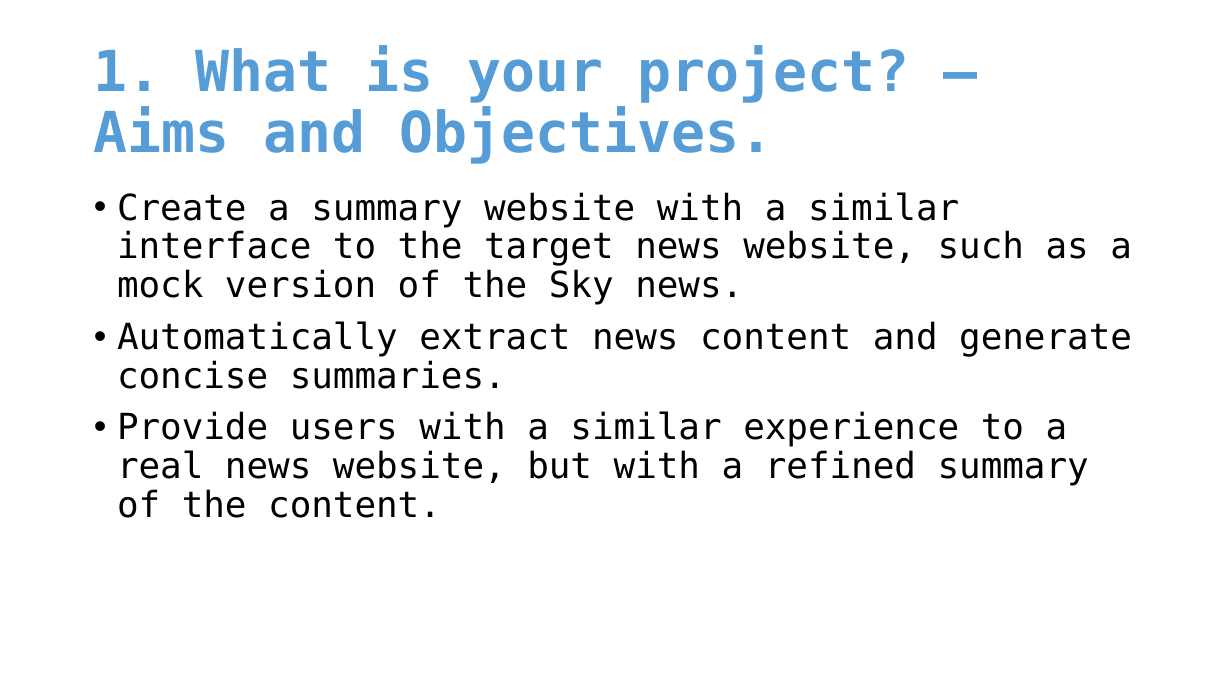
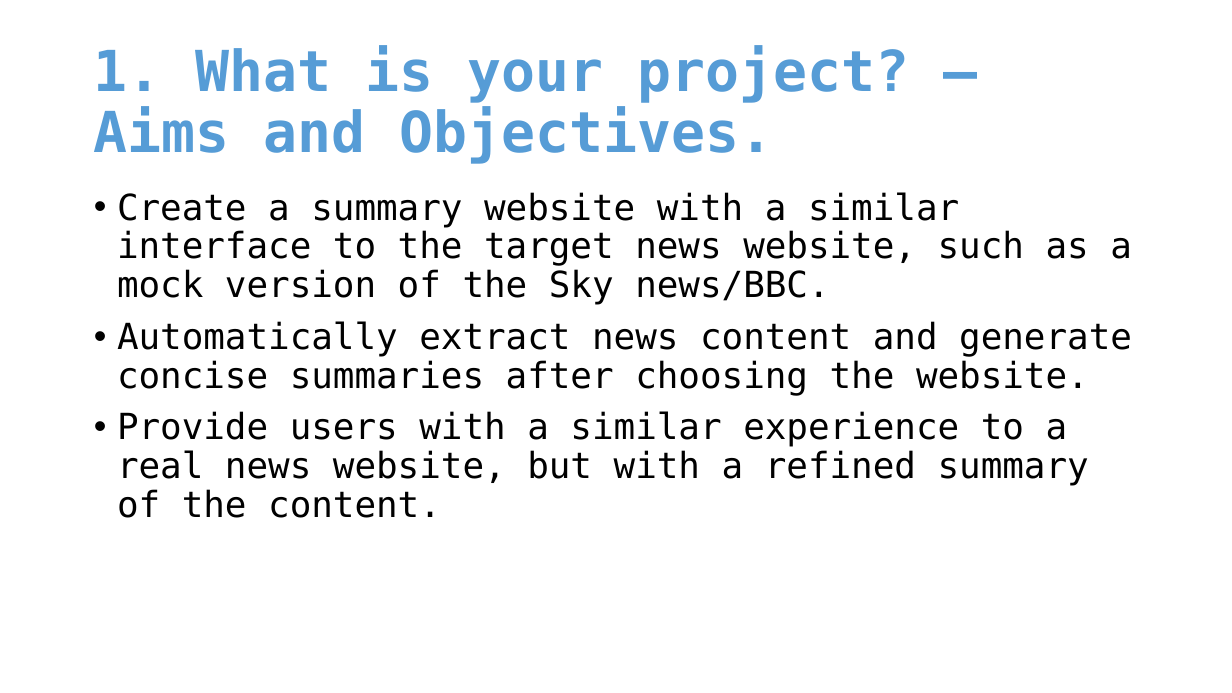
Before and after one commit to VergilOP/Note, a slide deck: slide 2 of University/3rd/Project/Proposal.pptx. Drawn at 1232x693 pixels with LibreOffice and Linux fonts; fonts in the diff are those of the drawing. Boxes give left, top, right and bottom in pixels: in the first picture for what was removed or moved away, otherwise in the second. Text is boxed around its words. In the diff, an @@ line names an element or a change of style, - is before the commit and + after.

Commit message:
Project Material/Ideas

```diff
--- a/University/3rd/Project/Proposal.pptx
+++ b/University/3rd/Project/Proposal.pptx
@@ text at (x1=117, y1=192, x2=1132, y2=396): text changed @@
-• Create a summary website with a similar interface to the target news website, such as a mock version of the Sky news.
-• Automatically extract news content and generate concise summaries.
+• Create a summary website with a similar interface to the target news website, such as a mock version of the Sky news/BBC.
+• Automatically extract news content and generate concise summaries after choosing the website.
```
Also in this commit, not shown: 3 other slides changed, 6 slides added, 1 slide removed, 8 other files.
